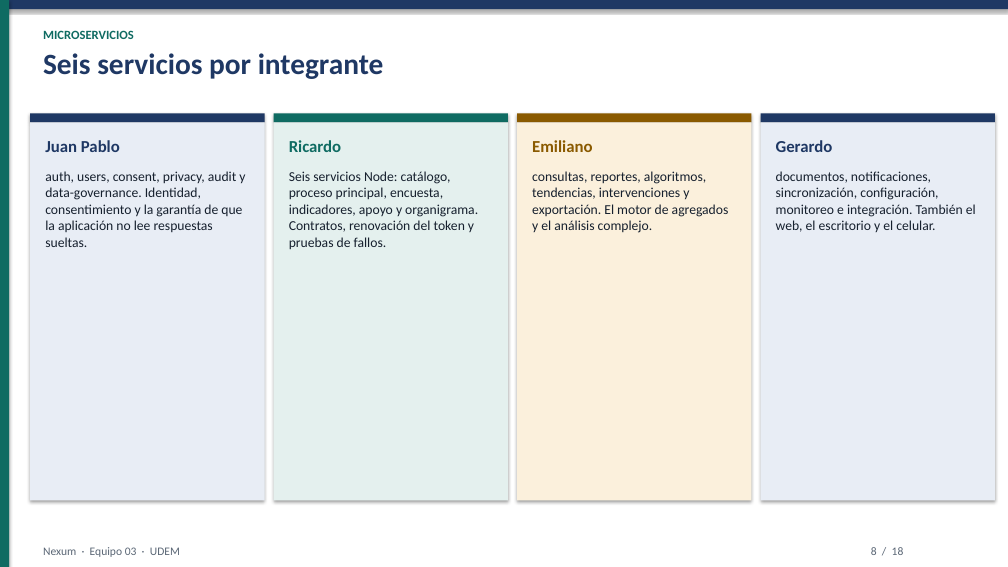
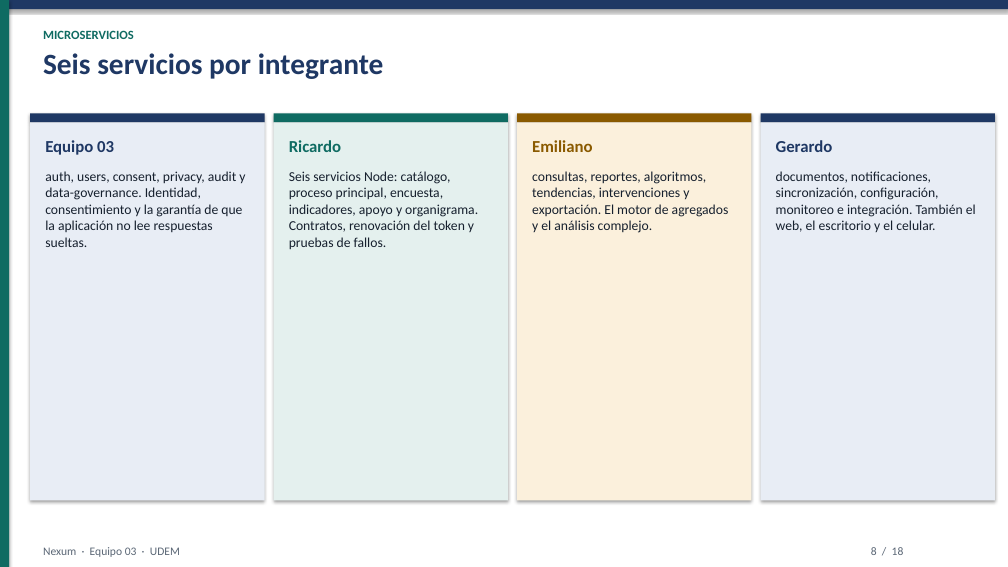
Before and after one commit to JuanPRamos2/IAC, a slide deck: slide 8 of Equipo03_SegundoParcial/codigo/docs/Nexum_Equipo03_Presentacion.pptx. Drawn at 1008x567 pixels with LibreOffice and Linux fonts; fonts in the diff are those of the drawing. Boxes give left, top, right and bottom in pixels: in the first picture for what was removed or moved away, otherwise in the second. Text is boxed around its words. In the diff, an @@ line names an element or a change of style, - is before the commit and + after.

```diff
--- a/Equipo03_SegundoParcial/codigo/docs/Nexum_Equipo03_Presentacion.pptx
+++ b/Equipo03_SegundoParcial/codigo/docs/Nexum_Equipo03_Presentacion.pptx
@@ text at bbox=[45, 140, 114, 155]: text changed @@
-Juan Pablo
+Equipo 03
```
Also in this commit, not shown: 2 other slides changed, 14 other files.
